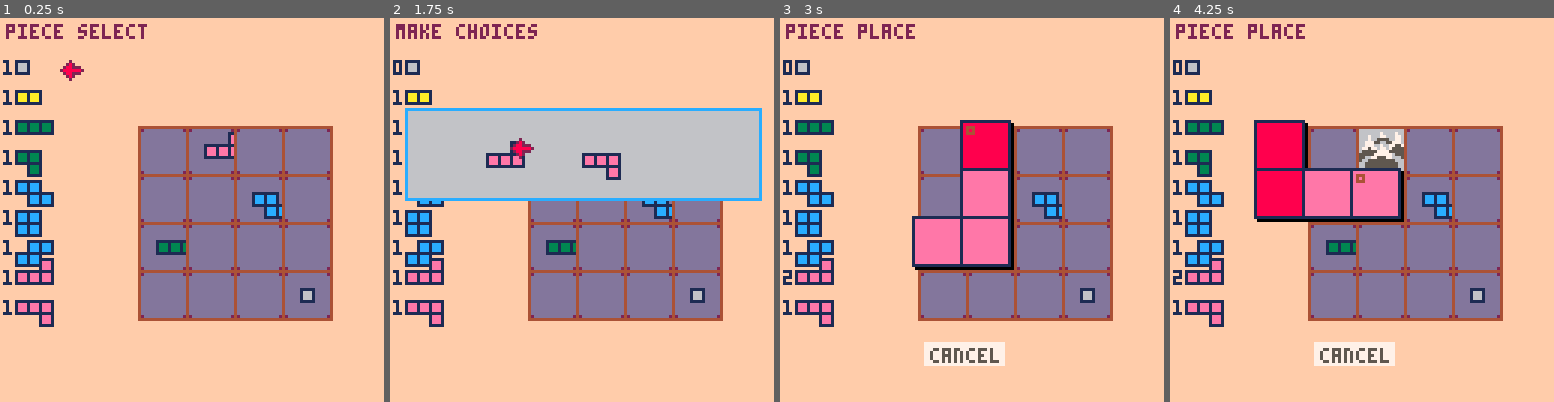
Above: before the commit, frames 1-4 (left to right).
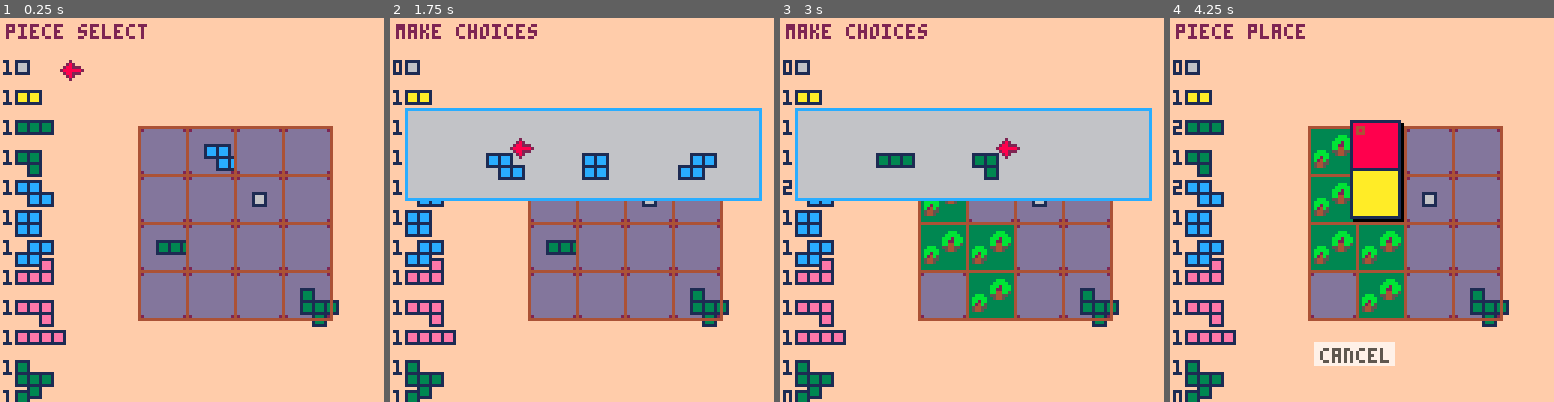
Above: after the commit, the same moments.

Repository: m-r-hunt/Pico-8-Carts
Game: PICO-8 cartridge bprk.p8
Same seed, same stepped clock (60 frames per second), same inputs: the game is played once before the commit and once after it.
Inputs:
- Up to frame 1 (0.25 s): no input
- Up to frame 2 (1.75 s): tap X (X key) at 0.33, 1.07 s; tap O (Z key) at 0.7, 1.7 s; hold Right from 1.6 s (still down)
- Up to frame 3 (3 s): tap X (X key) at 1.85, 2.97 s; release Right at 2.1 s; tap O (Z key) at 2.1, 2.5, 2.9 s; hold Up 2.15-2.42 s; hold Right from 2.47 s (still down)
- Up to frame 4 (4.25 s): release Right at 3.03 s; hold Left 3.08-3.58 s; tap O (Z key) at 3.3, 3.7, 4.1 s; hold Down 3.63-3.97 s; hold Right from 4.02 s (still down); tap X (X key) at 4.08 s

The runs differ from the first frame. In frame 1, 2.5% of the frame differs, in the area x 0-89%, y 29-100%; in frame 2, 3.6%; in frame 3, 32%, in the area x 0-97%, y 1-100%; in frame 4, 16%.

Commit message:
Making progress on gameplay

Diff:
--- a/bprk.p8
+++ b/bprk.p8
@@ -6,21 +6,27 @@
 piece_defs={
  {{0,0},spriten=9,previewc=6},
  {{0,0},{1,0},spriten=5,previewc=10},
+
  {{0,0},{1,0},{2,0},spriten=3,previewc=3},
  {{0,0},{1,0},{1,1},spriten=3,previewc=3},
+
  {{0,0},{1,0},{1,1},{2,1},spriten=7,previewc=12},
  {{0,0},{1,0},{0,1},{1,1},spriten=7,previewc=12},
  {{0,1},{1,1},{1,0},{2,0},spriten=7,previewc=12},
  {{0,0},{1,0},{2,0},{2,-1},spriten=11,previewc=14},
  {{0,0},{1,0},{2,0},{2,1},spriten=11,previewc=14},
+ {{0,0},{1,0},{2,0},{3,0},spriten=11,previewc=14},
+
+ {{0,0},{0,1},{1,1},{1,2},{2,1},spriten=3,previewc=3},
+ {{0,0},{0,1},{0,2},{1,2},{1,3},spriten=3,previewc=3},
 }
 
 --powerup option defs
-mountain={1}
-sand={2}
-forest={3,4}
-ocean={5,6,7}
-city={8,9}
+shorts={1,2}
+mids={3,4}
+longs={5,6,7,8,9,10}
+vlongs={11,12}
+available_vlongs={11,12}
 
 mode="piece select"
 selected_piece=1
@@ -129,11 +135,10 @@
  xs={1,2,3,4}
  ys={1,2,3,4}
  powerups={
-  mountain,
-  sand,
-  forest,
-  ocean,
-  city,
+  shorts,
+  mids,
+  longs,
+  vlongs,
  }
  for shufs=1,20 do
   rand_swap(xs)
@@ -171,6 +176,7 @@
 	if btnp(4) then
 	 can_place=check_placement()
 	 if can_place then
+	  choices={}
 	 	choices=stamp_piece(selected_piece,px,py)
 	 	if #choices>0 then
 				choicen=1
@@ -182,6 +188,10 @@
 	 	selected_piece=1
 	 	if board_is_full() then
 	 	 new_board()
+	 	 add(choices,mids)
+	 	 mode="make choices"
+				choicen=1
+				choice_select=1
 	 	end
 	 else
 	 	--feedback?
@@ -200,8 +210,8 @@
 function update_make_choices()
  if (btnp(0)) choice_select-=1
  if (btnp(1)) choice_select+=1
- if (choicen<1) choice_select+=#choices[choicen]
- if (choicen>#choices[choicen]) choice_select-=#choices[choicen]
+ if (choice_select<1) choice_select+=#choices[choicen]
+ if (choice_select>#choices[choicen]) choice_select-=#choices[choicen]
  if btnp(4) then
   piece_pool[choices[choicen][choice_select]]+=1
   choicen+=1
